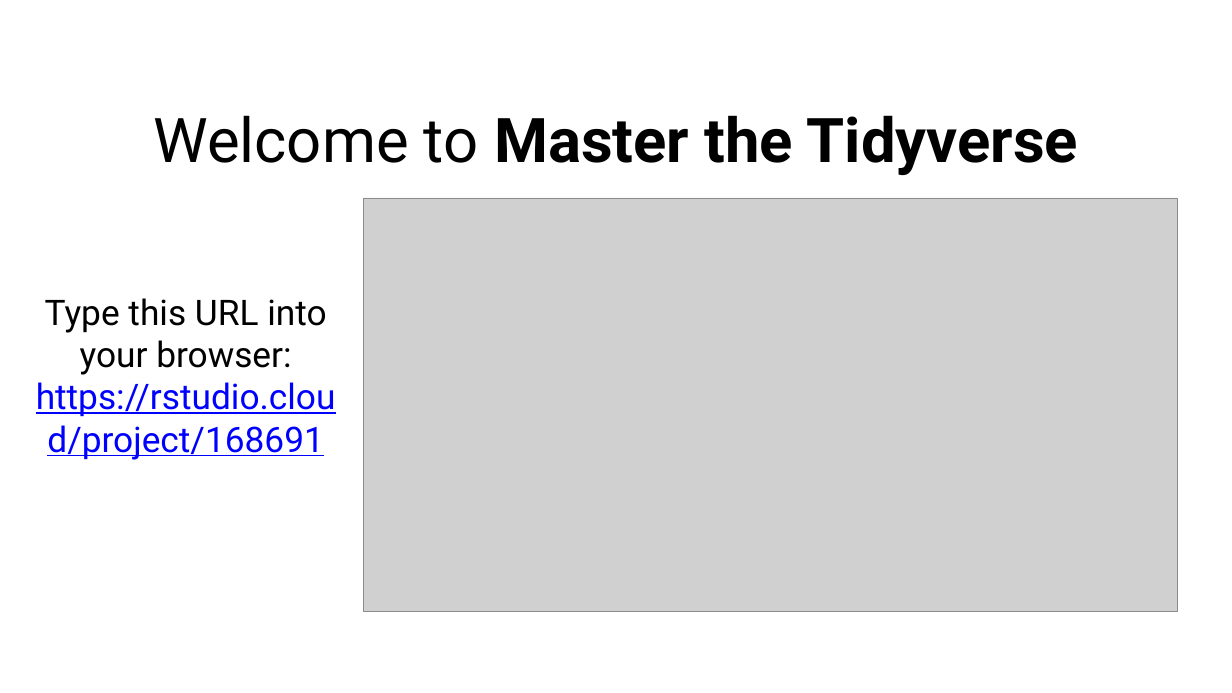
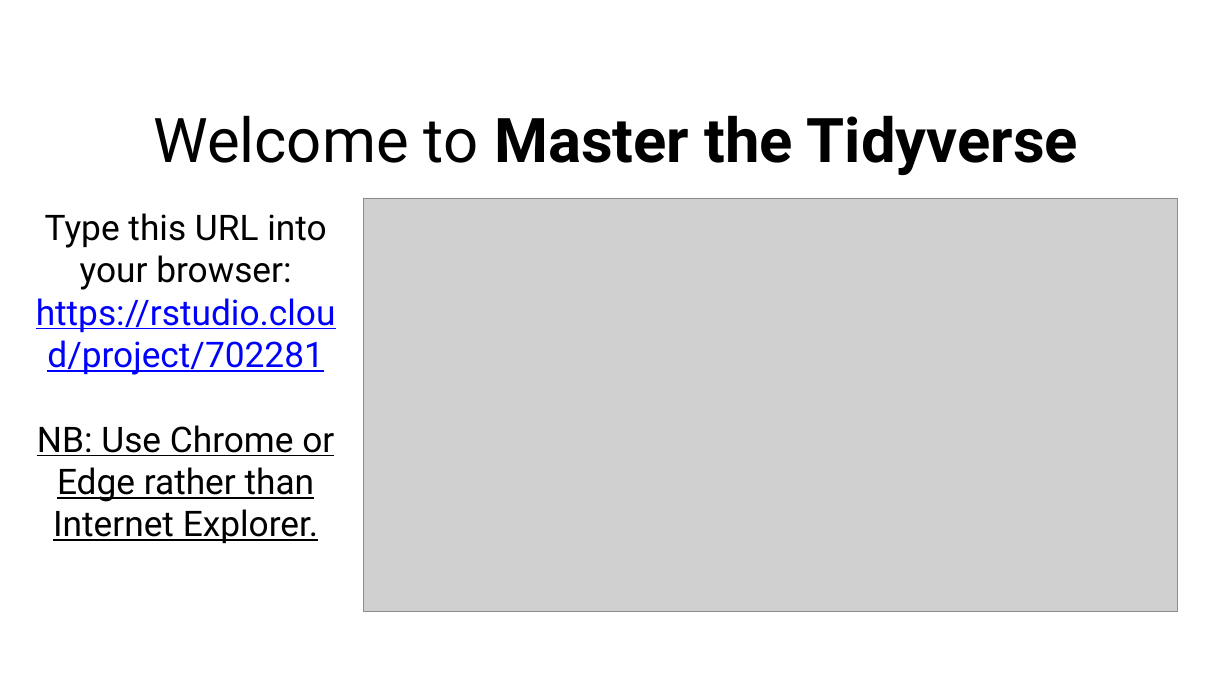
Before and after one commit to MikeKSmith/master_the_tidyverse_2019_4Q, a slide deck: slide 3 of slides/000-A-Preclass-loop.pptx. Drawn at 1232x693 pixels with LibreOffice and Linux fonts; fonts in the diff are those of the drawing; grey boxes stand for pictures. Boxes give left, top, right and bottom in pixels: in the first picture for what was removed or moved away, otherwise in the second. Text is boxed around its words. In the diff, an @@ line names an element or a change of style, - is before the commit and + after.

Commit message:
Update link to RStudio.cloud URL

```diff
--- a/slides/000-A-Preclass-loop.pptx
+++ b/slides/000-A-Preclass-loop.pptx
@@ text at [36, 213, 336, 544]: text changed; text colour #0000FF to #000000 @@
-Type this URL into your browser: https://rstudio.cloud/project/168691
+Type this URL into your browser: https://rstudio.cloud/project/702281
+NB: Use Chrome or Edge rather than Internet Explorer.
```
